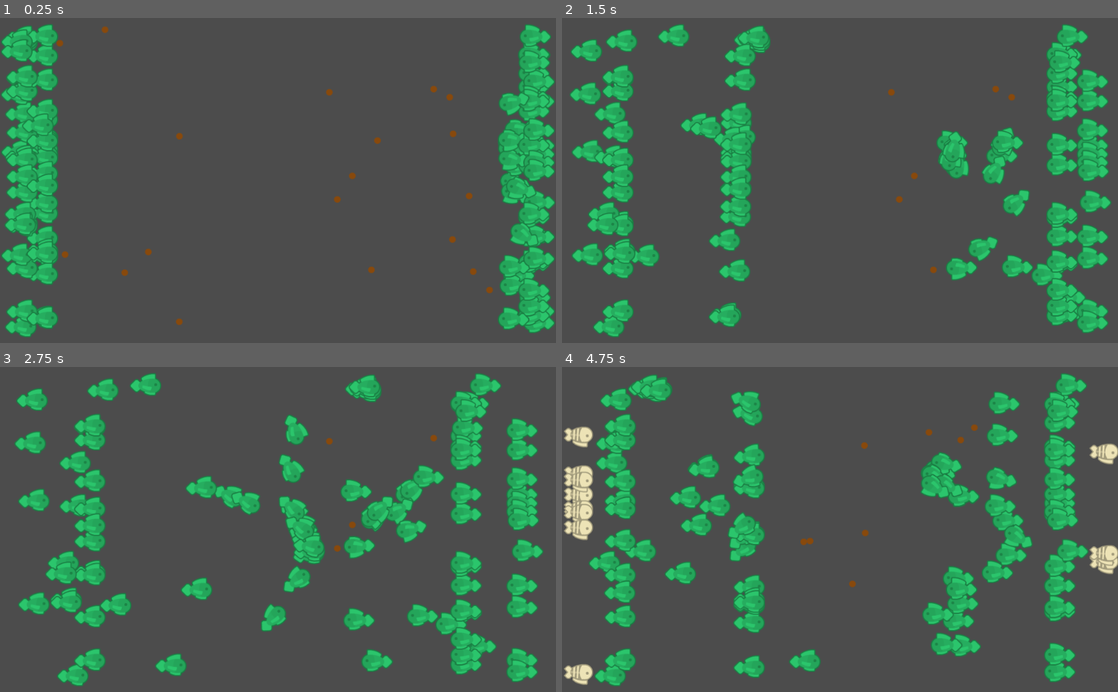
Above: before the commit, frames 1-4 (two rows, left to right).
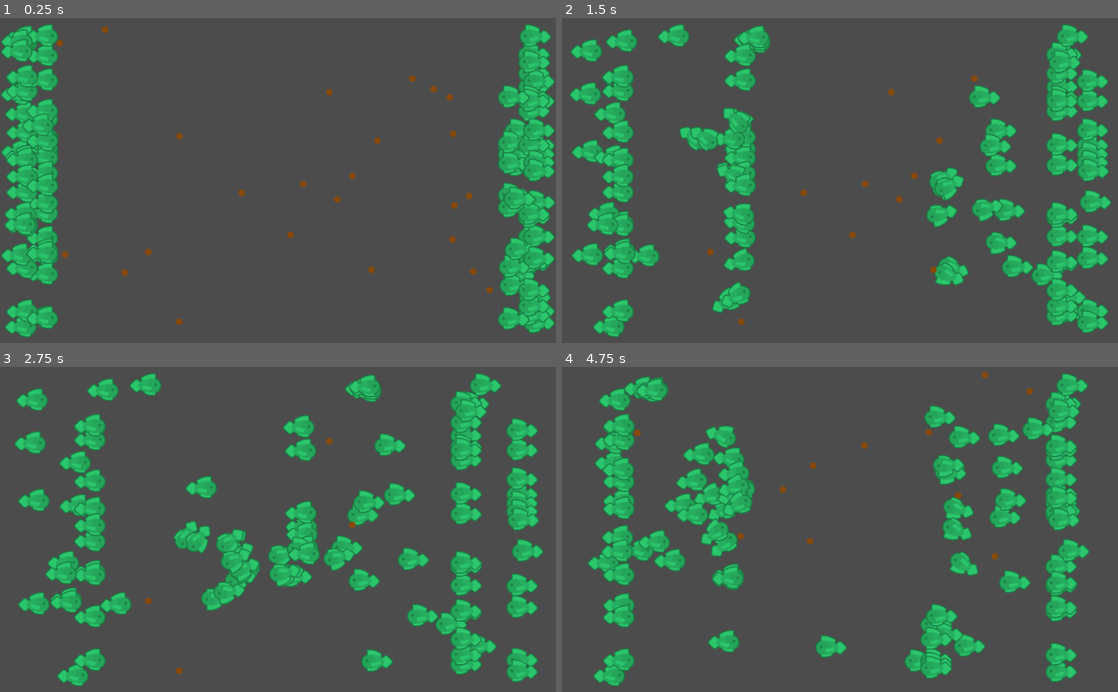
Above: after the commit, the same moments.

Repository: franklinmatheus/aquarium
Game: Godot game, scene res://scenes/Simulation.tscn
Two runs of this game, one before a commit and one after it. Both use one fixed random seed, a clock stepped at 60 frames per second and the inputs below.
Inputs (mouse positions are in pixels of both pictures, inside the frame that each line leads up to):
- Up to frame 1 (0.25 s): no input
- Up to frame 2 (1.5 s): move the mouse to (595, 40) at 0.52 s; click (595, 40) at 0.67 s; move the mouse to (717, 118) at 1.27 s; click (717, 118) at 1.42 s
- Up to frame 3 (2.75 s): move the mouse to (500, 659) at 2.02 s; click (500, 659) at 2.17 s
- Up to frame 4 (4.75 s): move the mouse to (867, 532) at 2.77 s; click (867, 532) at 2.92 s; move the mouse to (617, 604) at 3.52 s; click (617, 604) at 3.67 s; move the mouse to (1079, 435) at 4.27 s; click (1079, 435) at 4.42 s

The runs differ from the first frame. In frame 1, 1.4% of the frame differs, in the area x 42-97%, y 17-75%; in frame 2, 7.0%; in frame 3, 8.7%; in frame 4, 20%, in the area x 0-100%, y 1-99%.
Error before the commit: Invalid get index 'loops' (on base: 'Dictionary'). (res://Simulation.gd:73)

Commit message:
No fishes alive test

Diff:
--- a/Simulation.gd
+++ b/Simulation.gd
@@ -13,11 +13,13 @@
 export var radarSizeRangeMax = 100
 
 export var initialPopulation = 100
-export var dailyFood = 20
+export var dailyFood = 25
 export var mutationRate = 0.2
 
 var foods = []
 var fishes = []
+
+var fishes_data = ''
 
 func _ready():
 	randomize()
@@ -33,6 +35,9 @@
 		reproduce()
 		reset_fishes()
 		create_foods()
+	else:
+		if !has_alive_fishes():
+			print(fishes_data)
 
 func reproduce():
 	for fish in fishes:
@@ -62,6 +67,14 @@
 func has_any_food():
 	return foods.size() > 0
 
+func has_alive_fishes():
+	for fish in fishes:
+		if fish.currentState != "morto":
+			continue
+		else:
+			return true
+	return false
+
 func clear_dead_fishes():
 	var toRemove = []
 	var index = -1
@@ -70,7 +83,7 @@
 		index += 1
 		if fish.currentState == "morto":
 			toRemove.push_front(index)
-			print(fish.normalSpeed, ', ', fish.maxEnergy, ', ', fish.foodRadarSize, ', ', fish.extras.loops)
+			fishes_data += str(fish.normalSpeed)+','+str(fish.maxEnergy)+','+str(fish.foodRadarSize)+','+str(fish.extras.age)+'\n'
 
 	for i in toRemove:
 		fishes[i].queue_free()
@@ -83,7 +96,8 @@
 		fish.extras.foodEatenToday = 0
 		fish.extras.age += 1
 
-	print(len(fishes))
+	if len(fishes) == 0:
+		print(fishes_data)
 
 func create_fishes():
 	for i in range(0, initialPopulation):
